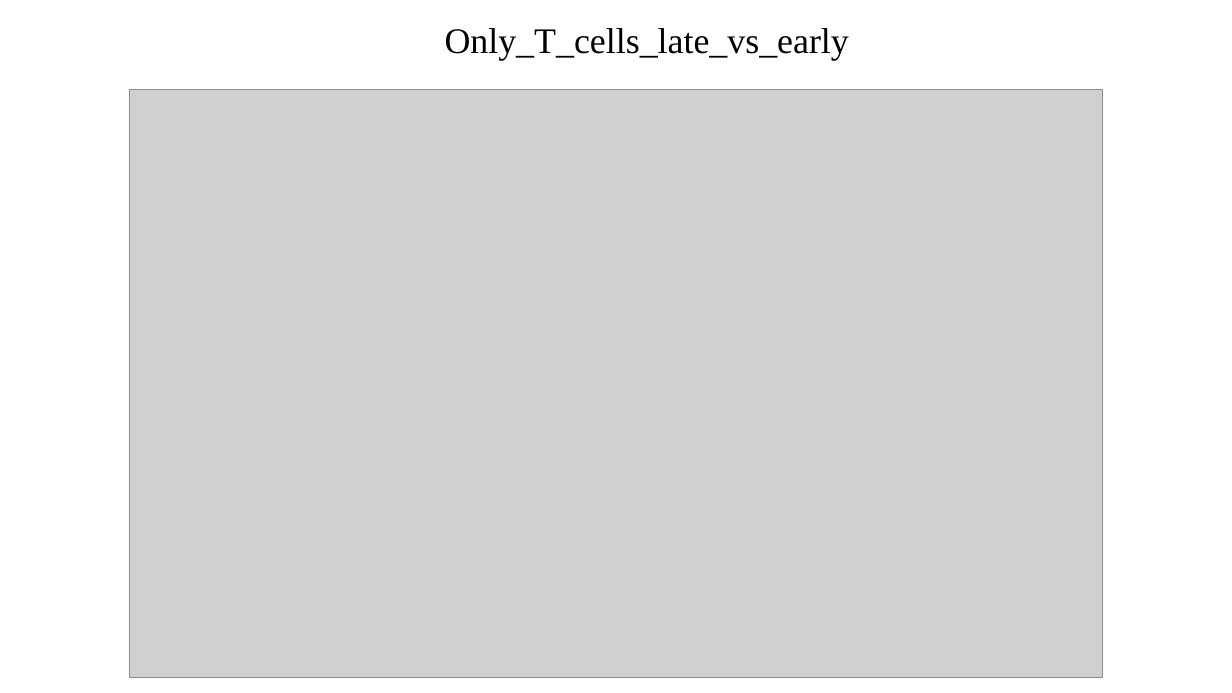
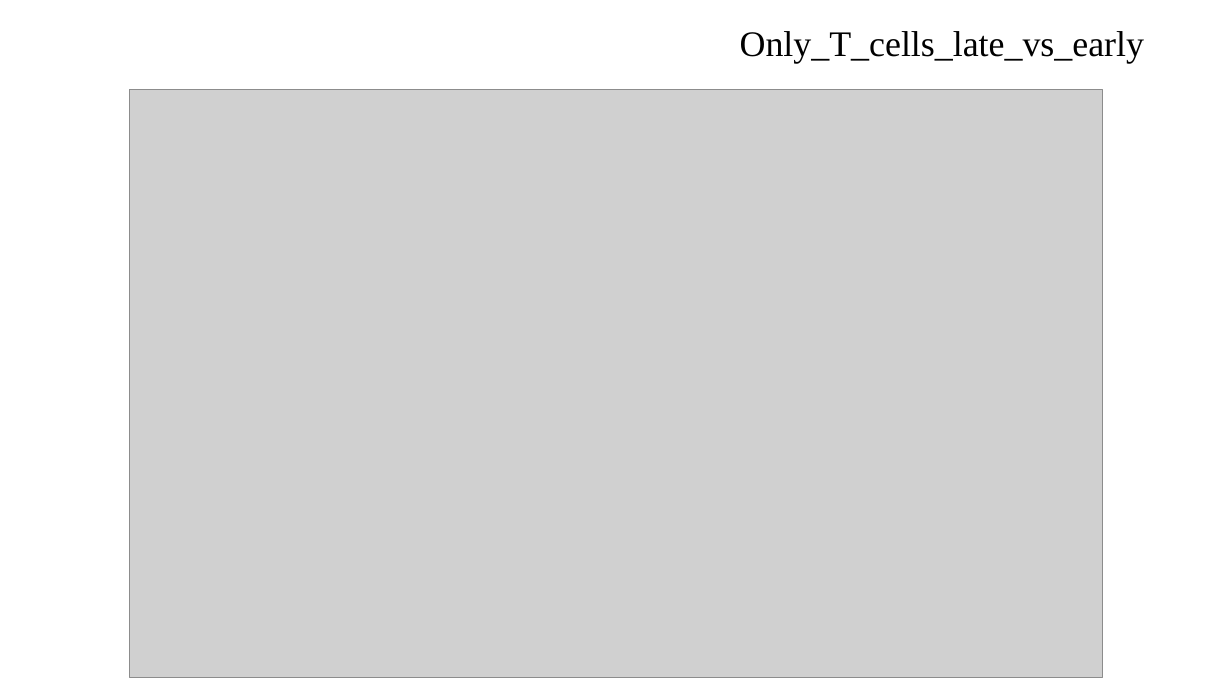
Before and after one commit to yueli8/liujiguo, a slide deck: slide 10 of CytoTRACE/ljg_CytoTRACE.ppt. Drawn at 1232x693 pixels with LibreOffice and Linux fonts; fonts in the diff are those of the drawing; grey boxes stand for pictures. Boxes give left, top, right and bottom in pixels: in the first picture for what was removed or moved away, otherwise in the second. Text is boxed around its words. In the diff, an @@ line names an element or a change of style, - is before the commit and + after.

```diff
--- a/CytoTRACE/ljg_CytoTRACE.ppt
+++ b/CytoTRACE/ljg_CytoTRACE.ppt
@@ text "Only_T_cells_late_vs_early": place and size @@
-text "Only_T_cells_late_vs_early" at box(445, 28, 849, 60)
+text "Only_T_cells_late_vs_early" at box(740, 31, 1144, 63)
```
Also in this commit, not shown: 8 other slides changed.
